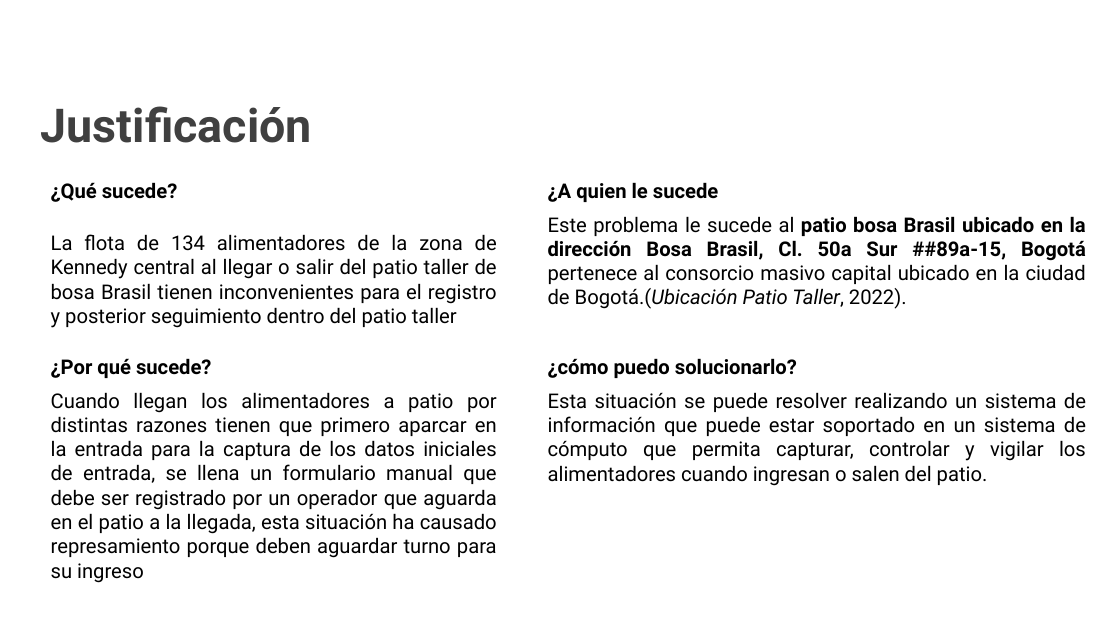
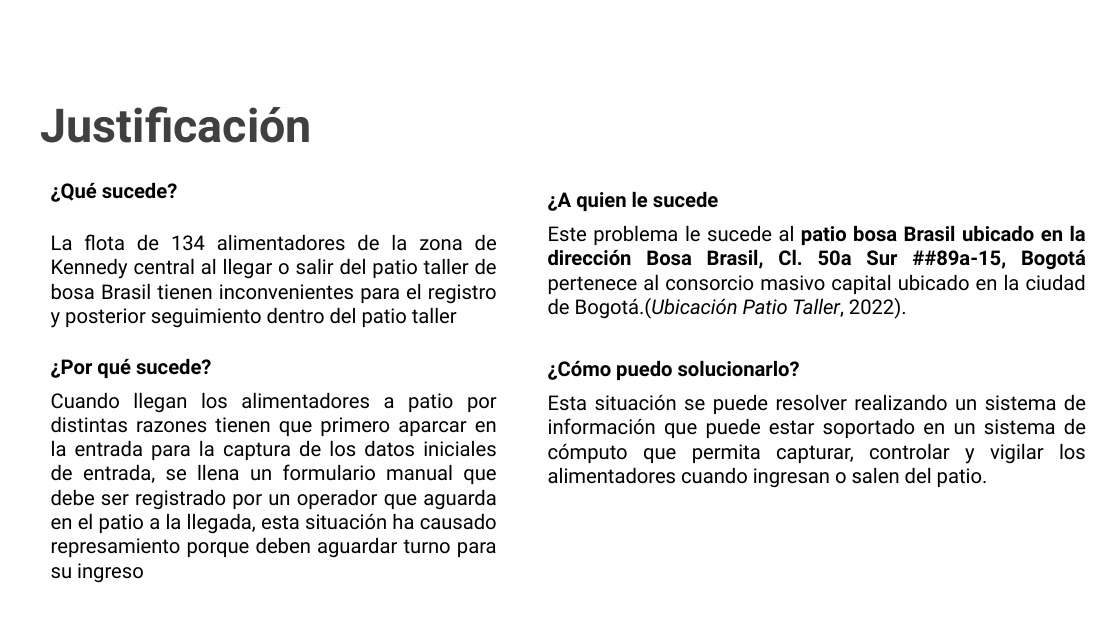
Before and after one commit to Mmartinez951/EntryQr, a slide deck: slide 7 of PresentaciónTIII/Presentación EntryMC.pptx (slide 3 before the commit). Drawn at 1120x630 pixels with LibreOffice and Linux fonts; fonts in the diff are those of the drawing; background and template pictures are left out. Boxes give left, top, right and bottom in pixels: in the first picture for what was removed or moved away, otherwise in the second. Text is boxed around its words. In the diff, an @@ line names an element or a change of style, - is before the commit and + after.

```diff
--- a/PresentaciónTIII/Presentación EntryMC.pptx
+++ b/PresentaciónTIII/Presentación EntryMC.pptx
@@ text "¿A quien le sucede": place and size @@
-text "¿A quien le sucede" at [548, 182, 1086, 309]
+text "¿A quien le sucede" at [548, 191, 1086, 319]
@@ text at [548, 360, 800, 380]: text changed @@
-¿cómo puedo solucionarlo?
+¿Cómo puedo solucionarlo?
```
Also in this commit, not shown: 3 other slides changed, 3 slides added, 1 slide removed, 2 other files.
